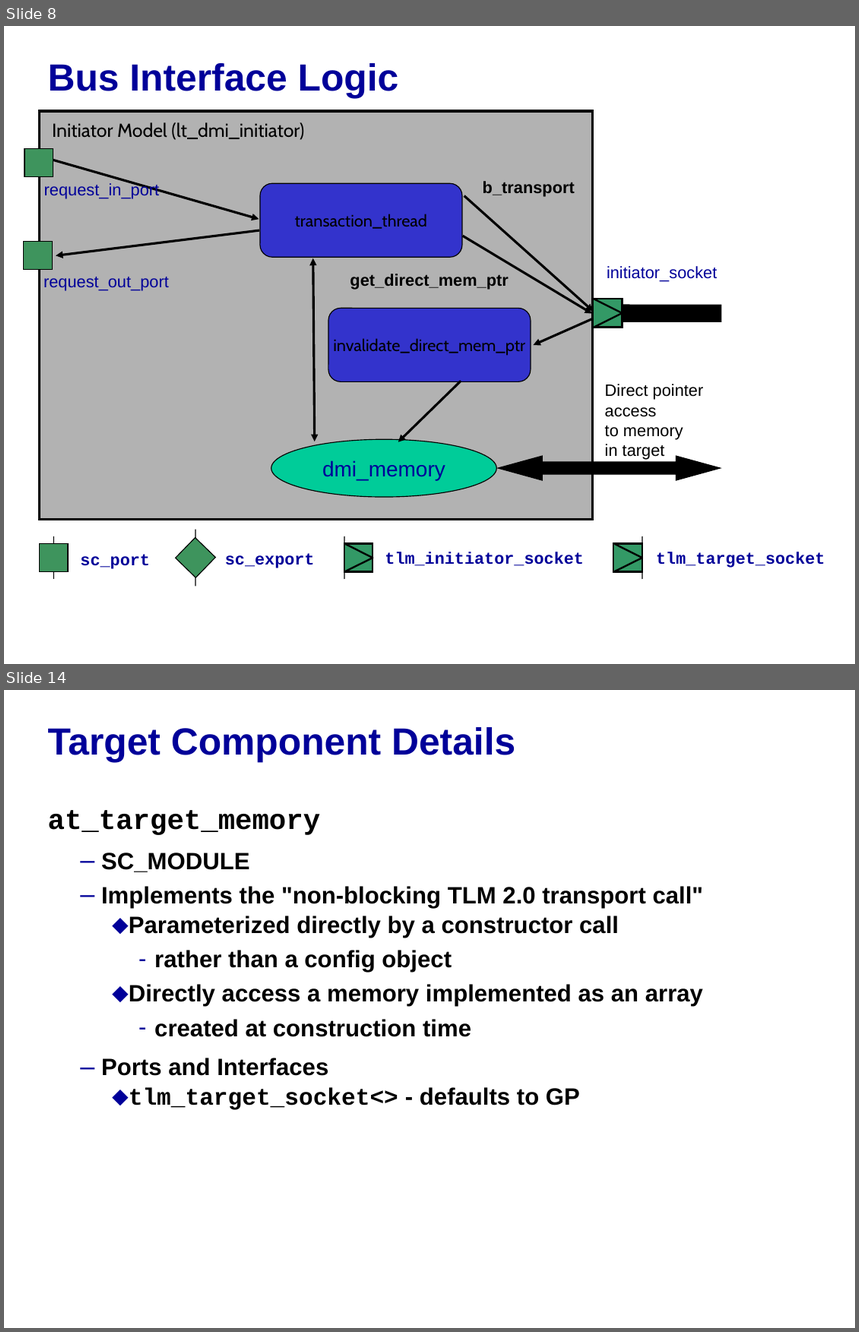
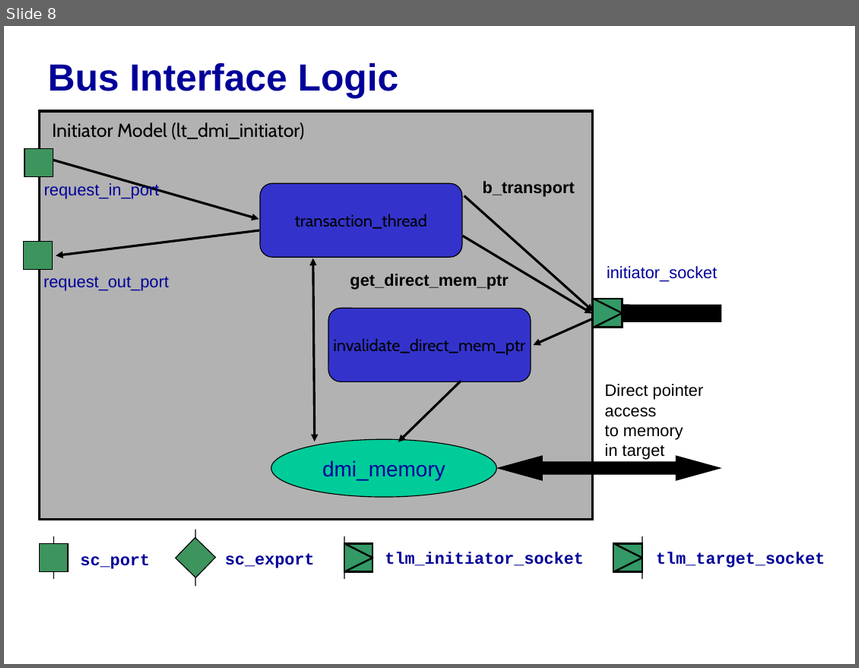
Before and after one commit to accellera-official/systemc, a slide deck: examples/tlm/lt_dmi/docs/lt_dmi_example.ppt. Shown one above the other, each under a label of ours: slides 8 and 14 before the commit, slide 8 after it; the slides between them are not shown. The pictures are 859x1332 and 859x668 pixels, drawn with LibreOffice and Linux fonts; fonts in the diff are those of the drawing; background and template pictures are left out. Boxes give left, top, right and bottom in pixels: in the first picture for what was removed or moved away, otherwise in the second. Text is boxed around its words. In the diff, an @@ line names an element or a change of style, - is before the commit and + after.

```diff
--- a/examples/tlm/lt_dmi/docs/lt_dmi_example.ppt
+++ b/examples/tlm/lt_dmi/docs/lt_dmi_example.ppt
@@ slide 14 removed at (4,690,855,1328), background picture (left out) @@
@@ title removed at (48,727,515,762) @@
-Target Component Details
@@ text removed at (48,810,704,1110) @@
-at_target_memory
-  – SC_MODULE
-  – Implements the "non-blocking TLM 2.0 transport call"
-    ⬥ Parameterized directly by a constructor call
-      – rather than a config object
-    ⬥ Directly access a memory implemented as an array
-      – created at construction time
-  – Ports and Interfaces
-    ⬥ tlm_target_socket<> - defaults to GP
```
Also in this commit, not shown: 6 slides changed, 6 other slides removed.
